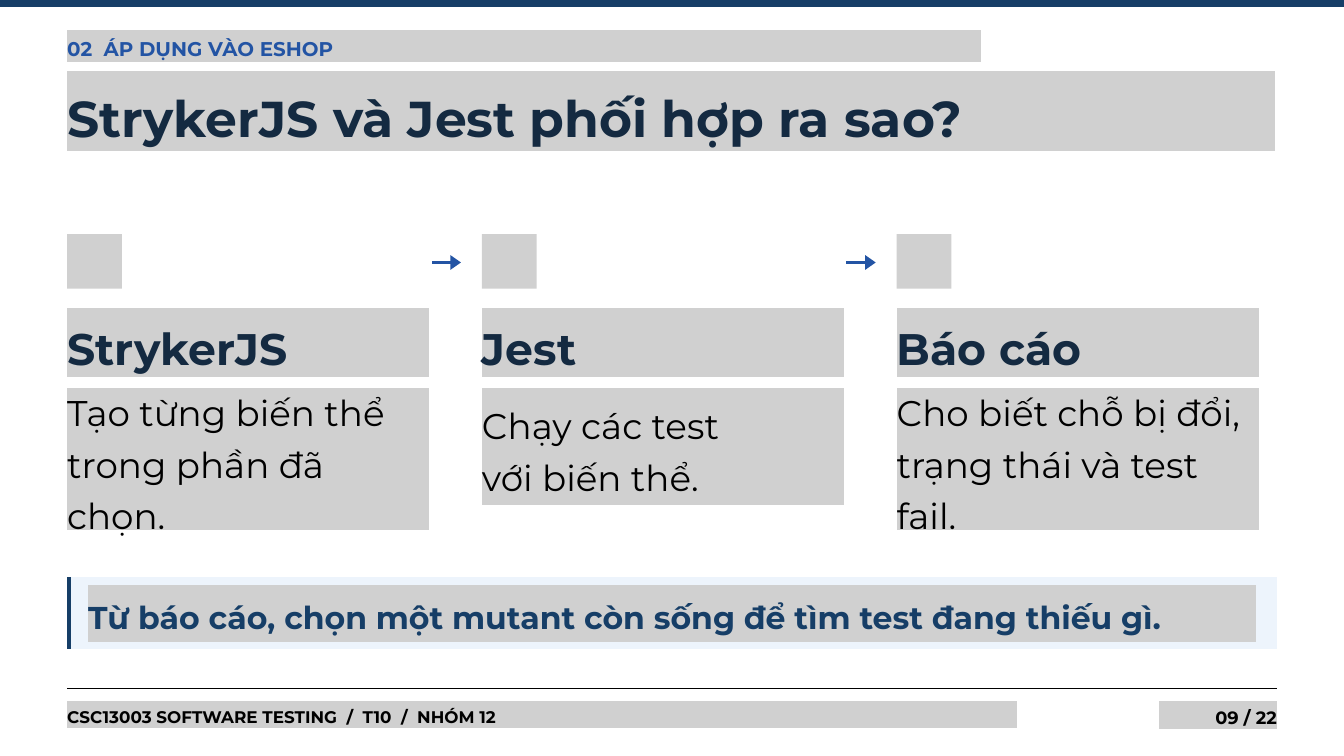
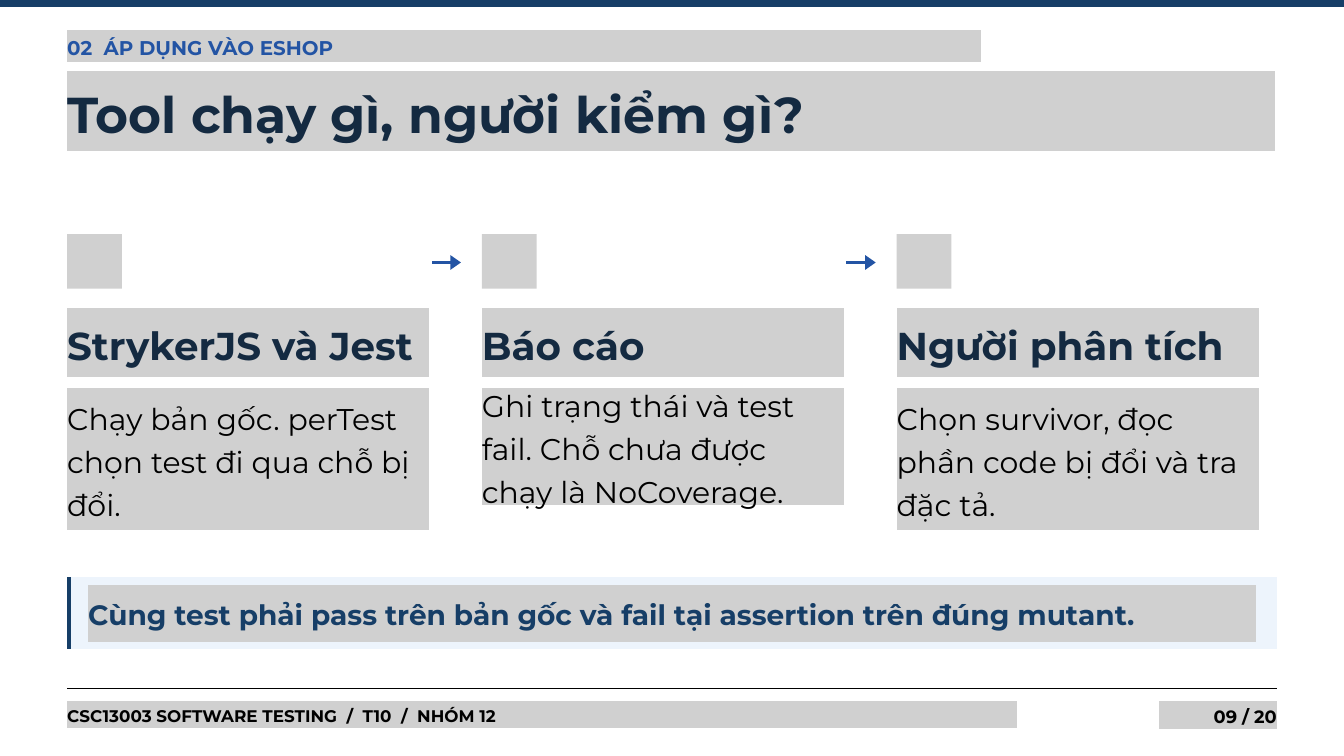
Before and after one commit to tkob-team/T10_Mutation_Testing_and_Test_Effectiveness, a slide deck: slide 9 of submission/w13/T10_Mutation_Testing_Slides.pptx. Drawn at 1344x756 pixels with LibreOffice and Linux fonts; fonts in the diff are those of the drawing; grey boxes stand for pictures. Boxes give left, top, right and bottom in pixels: in the first picture for what was removed or moved away, otherwise in the second. Text is boxed around its words. In the diff, an @@ line names an element or a change of style, - is before the commit and + after.

```diff
--- a/submission/w13/T10_Mutation_Testing_Slides.pptx
+++ b/submission/w13/T10_Mutation_Testing_Slides.pptx
@@ text at bbox=[67, 90, 804, 144]: text changed @@
-StrykerJS và Jest phối hợp ra sao?
+Tool chạy gì, người kiểm gì?
@@ text "Báo cáo": place and size @@
-text "Báo cáo" at bbox=[897, 332, 1081, 366]
+text "Báo cáo" at bbox=[482, 331, 644, 361]
@@ text "Báo cáo" at bbox=[482, 331, 644, 361]: size 47.2 to 41.6 pt; line spacing 1.2 to 59.9pt @@
@@ text added at bbox=[897, 329, 1223, 368], 41.6 pt, text #142A41, bold @@
+Người phân tích
@@ text at bbox=[67, 331, 413, 368]: text changed; size 47.2 to 41.6 pt @@
-StrykerJS
+StrykerJS và Jest
@@ text removed at bbox=[482, 334, 576, 366] @@
-Jest
@@ picture added at bbox=[67, 389, 429, 530] @@
@@ picture added at bbox=[482, 389, 844, 505] @@
@@ picture added at bbox=[896, 389, 1259, 530] @@
@@ text at bbox=[67, 406, 409, 516]: text changed; size 38.2 to 32.1 pt @@
-Tạo từng biến thể
-trong phần đã chọn.
+Chạy bản gốc. perTest chọn test đi qua chỗ bị đổi.
@@ text at bbox=[482, 394, 795, 511]: text changed; size 38.2 to 32.1 pt @@
-Chạy các test
-với biến thể.
+Ghi trạng thái và test fail. Chỗ chưa được chạy là NoCoverage.
@@ text at bbox=[897, 407, 1237, 522]: text changed; size 38.2 to 32.1 pt @@
-Cho biết chỗ bị đổi,
-trạng thái và test fail.
+Chọn survivor, đọc phần code bị đổi và tra đặc tả.
@@ text at bbox=[88, 602, 1134, 631]: text changed; size 33.8 to 30 pt @@
-Từ báo cáo, chọn một mutant còn sống để tìm test đang thiếu gì.
+Cùng test phải pass trên bản gốc và fail tại assertion trên đúng mutant.
@@ text at bbox=[1214, 710, 1277, 723]: text changed @@
-09 / 22
+09 / 20
```
Also in this commit, not shown: 14 other slides changed, 5 slides added, 7 slides removed, 5 other files.
